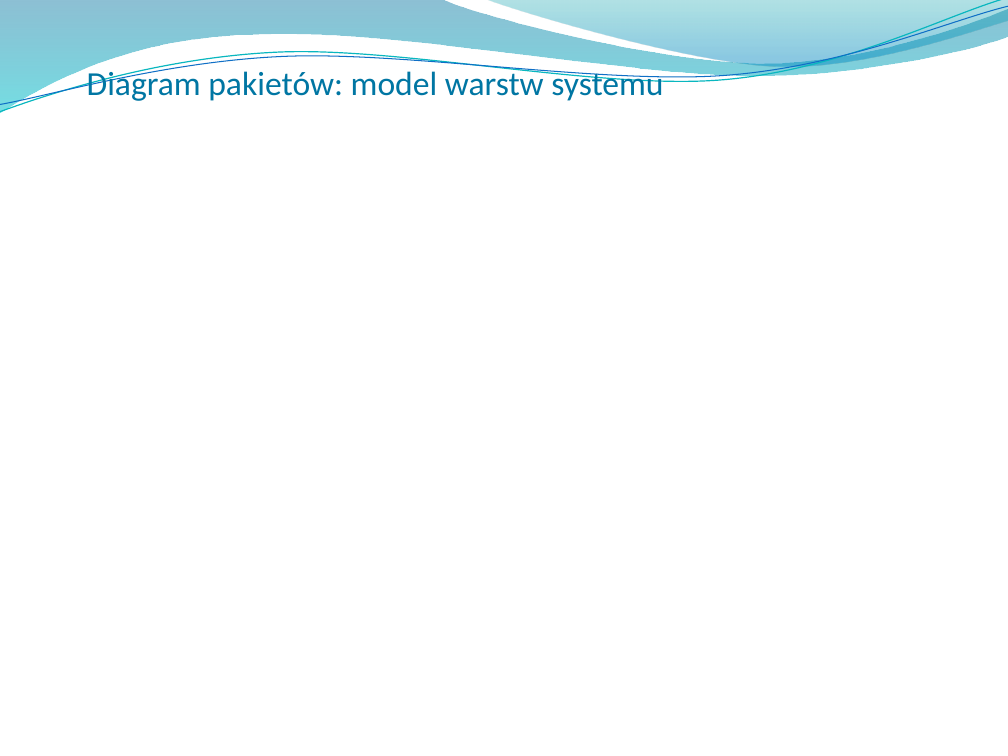
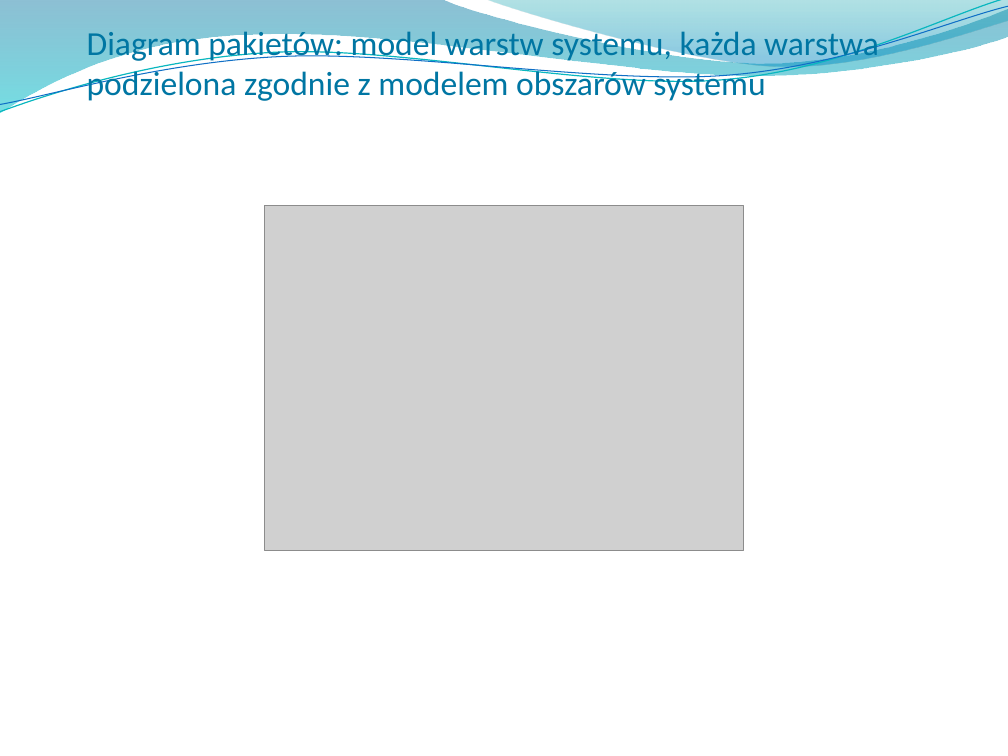
Before and after one commit to Manomenu/okno-mpsi-2026, a slide deck: slide 60 of Przeglad_koncowy_notes_ai.pptx. Drawn at 1008x756 pixels with LibreOffice and Linux fonts; fonts in the diff are those of the drawing; grey boxes stand for pictures; background and template pictures are left out. Boxes give left, top, right and bottom in pixels: in the first picture for what was removed or moved away, otherwise in the second. Text is boxed around its words. In the diff, an @@ line names an element or a change of style, - is before the commit and + after.

Commit message:
diagam warstw w prezce

```diff
--- a/Przeglad_koncowy_notes_ai.pptx
+++ b/Przeglad_koncowy_notes_ai.pptx
@@ title at bbox=[87, 28, 879, 101]: text changed @@
-Diagram pakietów: model warstw systemu
+Diagram pakietów: model warstw systemu, każda warstwa podzielona zgodnie z modelem obszarów systemu
@@ picture added at bbox=[264, 206, 744, 550] @@
```
Also in this commit, not shown: 1 other slide changed, 1 other file.
